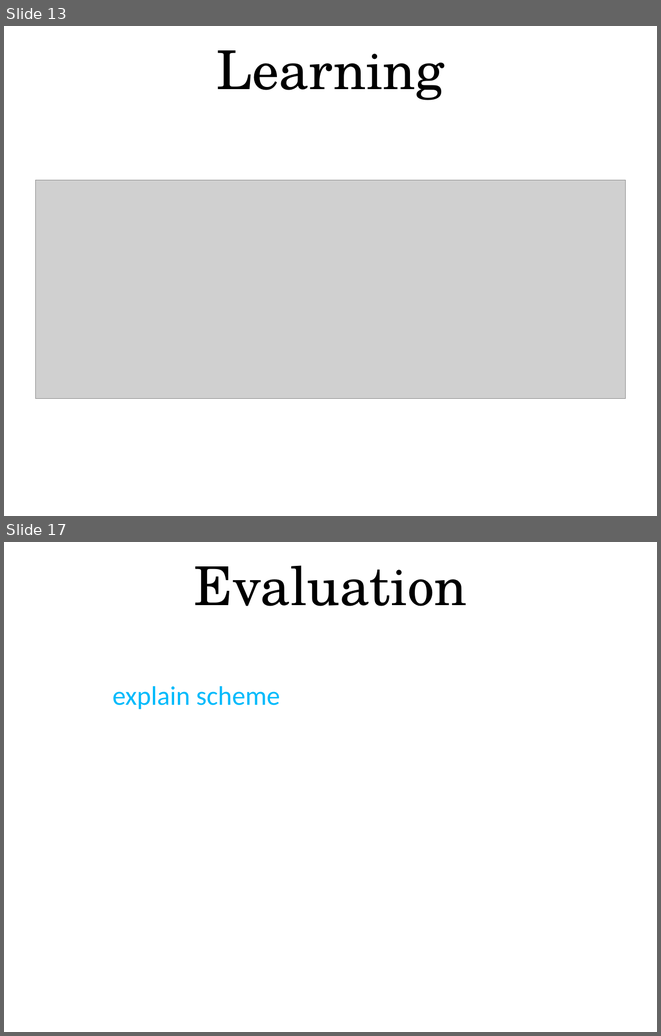
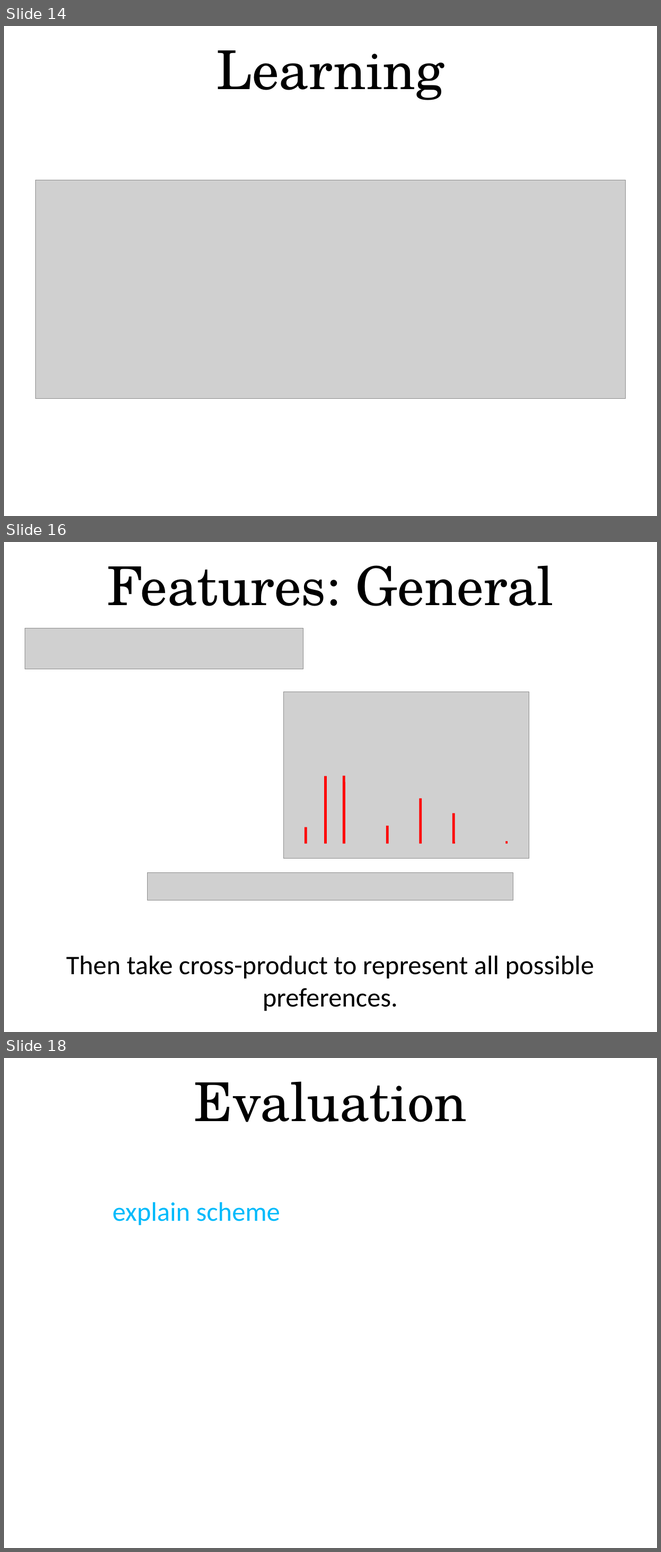
Before and after one commit to sergeyk/csrec, a slide deck: writeups/presentation.ppt. Shown one above the other, each under a label of ours: slides 13 and 17 before the commit, slides 14, 16 and 18 after it; the slides between them are not shown. The pictures are 661x1036 and 661x1552 pixels, drawn with LibreOffice and Linux fonts; fonts in the diff are those of the drawing; grey boxes stand for pictures. Boxes give left, top, right and bottom in pixels: in the first picture for what was removed or moved away, otherwise in the second. Text is boxed around its words. In the diff, an @@ line names an element or a change of style, - is before the commit and + after.

Commit message:
presentation additional figures

```diff
--- a/writeups/presentation.ppt
+++ b/writeups/presentation.ppt
@@ slide 16 added at [4, 542, 657, 1032], background #FFFFFF @@
@@ title added at [107, 565, 554, 606], 84 pt, text #000000 @@
+Features: General
@@ picture added at [25, 628, 303, 669] @@
@@ group added at [283, 691, 529, 858]: 7 lines, 1 picture @@
@@ picture added at [148, 872, 513, 900] @@
@@ text added at [66, 955, 594, 1011], 42 pt, text #000000 @@
+Then take cross-product to represent all possible preferences.
@@ what was slide 13 is now slide 14 @@
@@ what was slide 17 is now slide 18 @@
```
Also in this commit, not shown: 3 slides changed, 3 other slides added, 3 slides removed, 1 other file.
